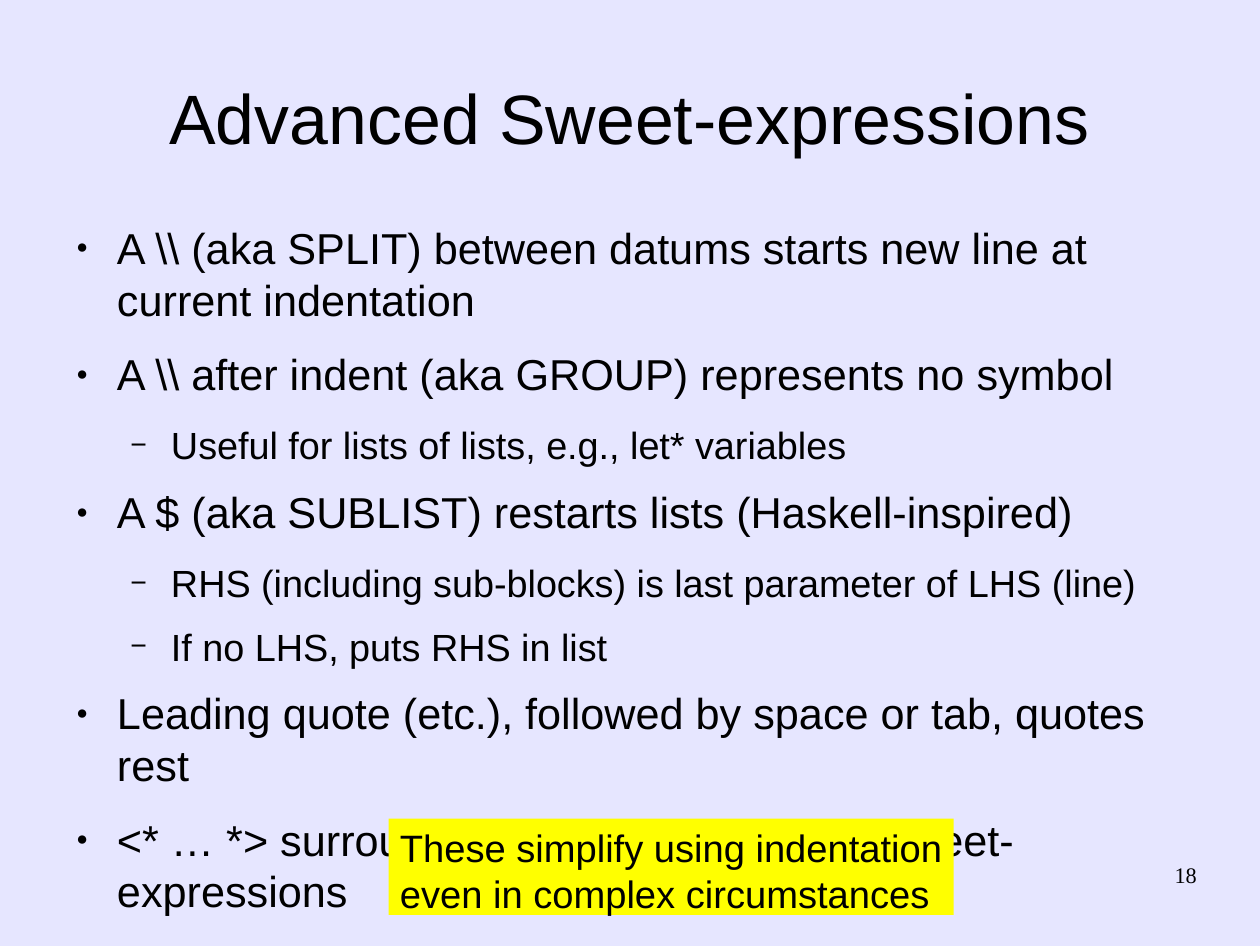
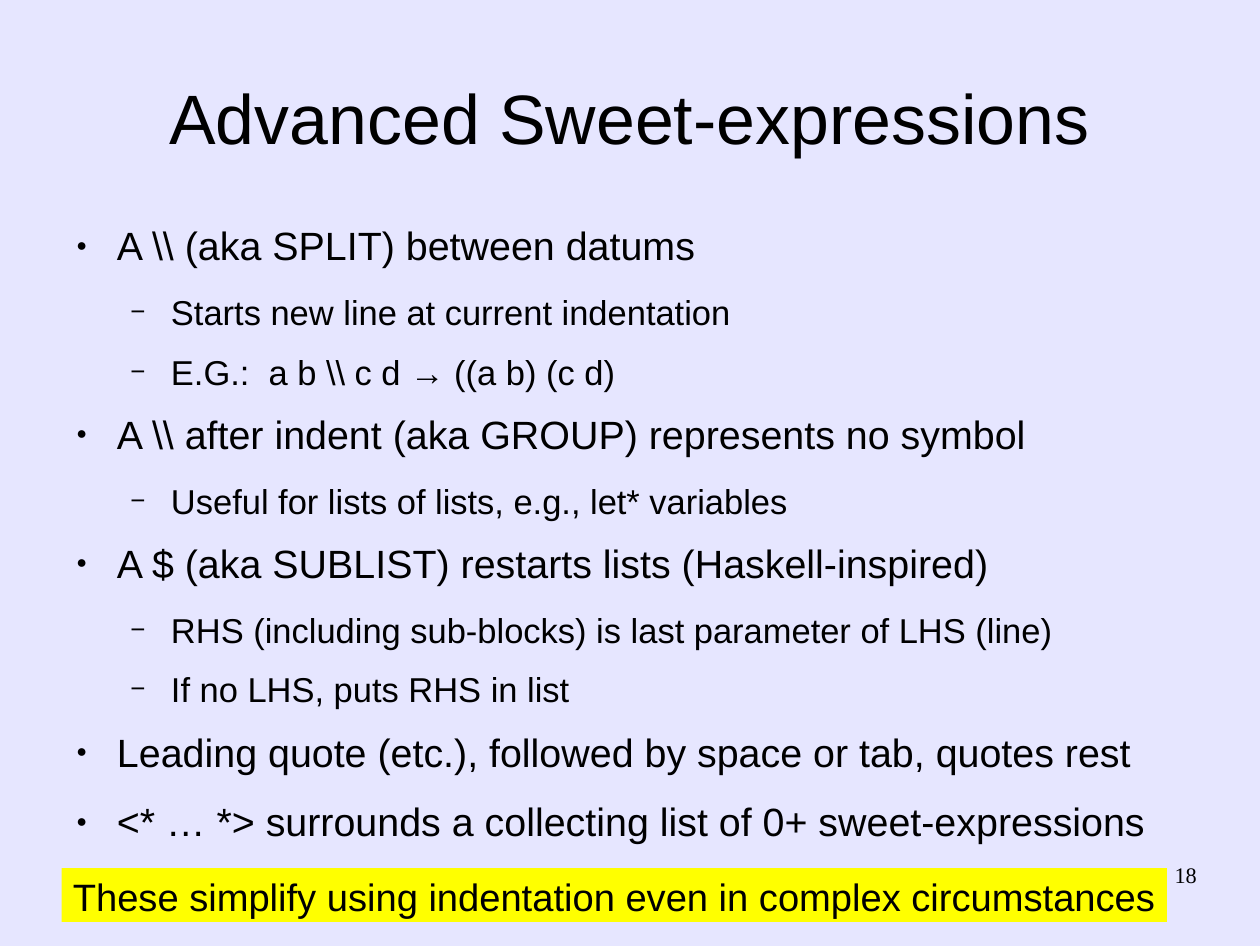
Before and after one commit to martin12333/Readable-Lisp-S-expressions, a slide deck: slide 18 of readable-s-expressions.odp. Drawn at 1260x946 pixels with LibreOffice and Linux fonts; fonts in the diff are those of the drawing. Boxes give left, top, right and bottom in pixels: in the first picture for what was removed or moved away, otherwise in the second. Text is boxed around its words. In the diff, an @@ line names an element or a change of style, - is before the commit and + after.

```diff
--- a/readable-s-expressions.odp
+++ b/readable-s-expressions.odp
@@ text at box(117, 231, 731, 391): text changed; size 27.2 to 21.7 pt @@
-● A \\ (aka SPLIT) between datums starts new line at current indentation
+● A \\ (aka SPLIT) between datums
+  − Starts new line at current indentation
+  − E.G.: a b \\ c d → ((a b) (c d)
@@ text at box(117, 420, 1144, 844): size 27.2 to 24.8 pt in "A \\ after indent (aka GROUP) represents ...", "A $ (aka SUBLIST) restarts lists (Haskell-inspired)", "Leading quote (etc.), followed by space or ...", "<* … *> surrounds a collecting list ..."; size 23.8 to 21.7 pt in "Useful for lists of lists, e.g., let* ...", "RHS (including sub-blocks) is last parameter of ...", "If no LHS, puts RHS in list", "Restarts indentation; useful for let... and module ..." @@
@@ rectangle "These simplify using indentation even ...": place and size @@
-rectangle "These simplify using indentation even ..." at box(389, 819, 954, 915)
+rectangle "These simplify using indentation even ..." at box(62, 868, 1167, 922)
@@ text in rectangle at box(73, 883, 901, 919): text changed @@
-These simplify using indentation
-even in complex circumstances
+These simplify using indentation even in complex circumstances
```
